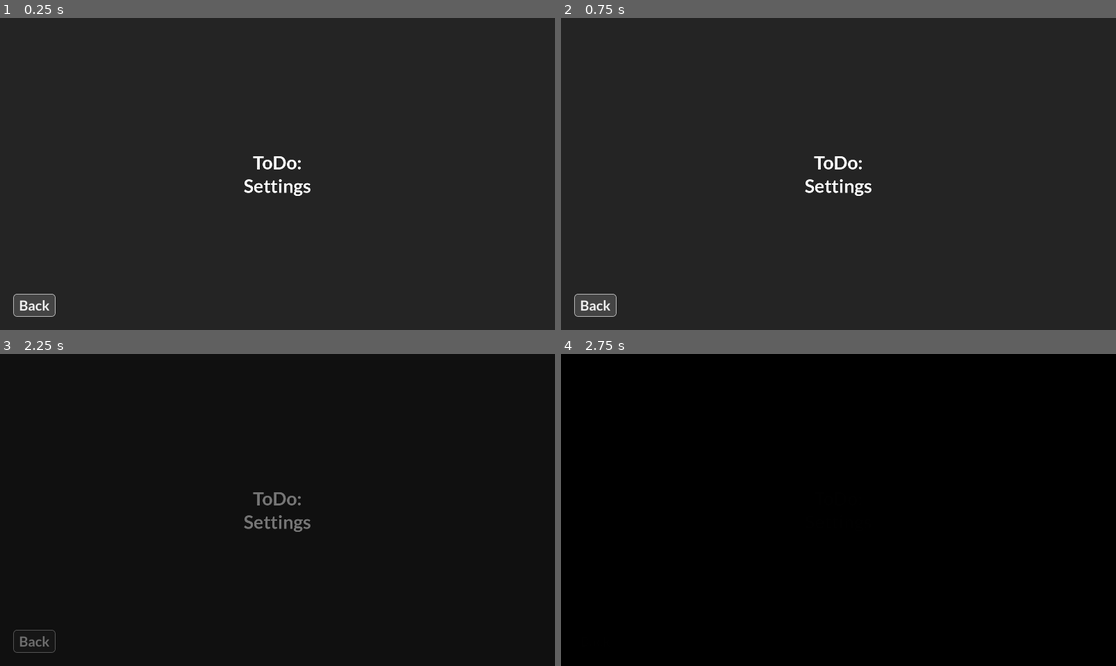
Above: before the commit, frames 1-4 (two rows, left to right).
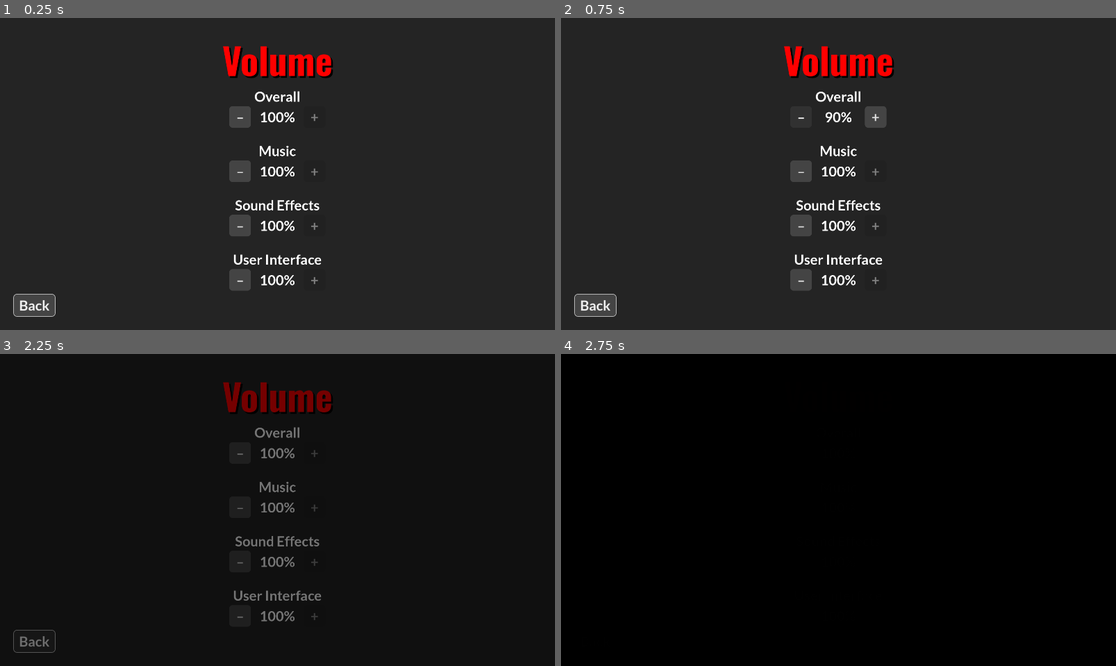
Above: after the commit, the same moments.

Repository: njamster/godot_game_template
Game: Godot game, scene res://menu_screens/settings/settings.tscn
The game is run twice, just before and just after one commit, with the same random seed, the same clock (stepped at 60 frames per second) and the same inputs. This scene is started directly instead of the project's main scene. Sound files missing from this copy of the repository are replaced by a short silence.
Inputs (mouse positions are in pixels of both pictures, inside the frame that each line leads up to):
- Up to frame 1 (0.25 s): no input
- Up to frame 2 (0.75 s): click (799, 117) at 0.5 s, where only the run after the commit has a clickable "–"
- Up to frame 3 (2.25 s): click (316, 453) at 1.25 s, where only the run after the commit has a clickable "+"; click "Back" at 2 s
- Up to frame 4 (2.75 s): no input

The runs differ from the first frame. In frame 1, 3.9% of the frame differs, in the area x 40-60%, y 8-88%; in frame 2, 3.8%; in frame 3, 2.4%; in frame 4, less than 0.1%.

Commit message:
Add sound settings
- Add a new 'volume control' prefab that provides the UI to regulate the
  volume level of a given audio bus between 0 and 100%.
- Apply that prefab to add separate volume settings for the audio busses
  Master, Music, SFX and UI. Settings do *not* persist a restart yet!
- Remove the - so far unused - 'Dialog' bus from the default bus layout.

Diff:
--- a/default_bus_layout.tres
+++ b/default_bus_layout.tres
@@ -19,9 +19,3 @@
 bus/3/bypass_fx = false
 bus/3/volume_db = 0.0
 bus/3/send = &"Master"
-bus/4/name = &"Dialog"
-bus/4/solo = false
-bus/4/mute = false
-bus/4/bypass_fx = false
-bus/4/volume_db = 0.0
-bus/4/send = &"Master"
--- a/menu_screens/settings/settings.tscn
+++ b/menu_screens/settings/settings.tscn
@@ -1,18 +1,46 @@
-[gd_scene load_steps=4 format=3 uid="uid://hcpvfflvrlhn"]
+[gd_scene load_steps=5 format=3 uid="uid://hcpvfflvrlhn"]
 
 [ext_resource type="PackedScene" uid="uid://4kw0amsb8vy4" path="res://menu_screens/menu_screen_base.tscn" id="1_0wrc5"]
 [ext_resource type="Script" path="res://prefabs/responsive_button/responsive_button.gd" id="2_c3nt7"]
 [ext_resource type="Script" path="res://menu_screens/settings/settings.gd" id="2_hyy0o"]
+[ext_resource type="PackedScene" uid="uid://cwof2k8esia3u" path="res://prefabs/volume_control/volume_control.tscn" id="3_5v4ye"]
 
 [node name="Settings" instance=ExtResource("1_0wrc5")]
 script = ExtResource("2_hyy0o")
 
-[node name="ToDo" type="Label" parent="OuterMargin" index="0"]
+[node name="Settings" type="VBoxContainer" parent="OuterMargin" index="0"]
 layout_mode = 2
-theme_override_font_sizes/font_size = 64
-text = "ToDo:
-Settings"
+size_flags_vertical = 0
+
+[node name="Label" type="Label" parent="OuterMargin/Settings" index="0"]
+layout_mode = 2
+theme_type_variation = &"Headline"
+text = "Volume"
 horizontal_alignment = 1
+
+[node name="SoundVolume" type="VBoxContainer" parent="OuterMargin/Settings" index="1"]
+layout_mode = 2
+size_flags_vertical = 4
+theme_override_constants/separation = 50
+
+[node name="Master" parent="OuterMargin/Settings/SoundVolume" index="0" instance=ExtResource("3_5v4ye")]
+layout_mode = 2
+label = "Overall"
+
+[node name="Music" parent="OuterMargin/Settings/SoundVolume" index="1" instance=ExtResource("3_5v4ye")]
+layout_mode = 2
+label = "Music"
+audio_bus = 1
+
+[node name="Sounds" parent="OuterMargin/Settings/SoundVolume" index="2" instance=ExtResource("3_5v4ye")]
+layout_mode = 2
+label = "Sound Effects"
+audio_bus = 2
+
+[node name="Interface" parent="OuterMargin/Settings/SoundVolume" index="3" instance=ExtResource("3_5v4ye")]
+layout_mode = 2
+label = "User Interface"
+audio_bus = 3
 
 [node name="Back" type="Button" parent="OuterMargin" index="1"]
 layout_mode = 2
--- /dev/null
+++ b/prefabs/volume_control/volume_control.gd
@@ -0,0 +1,50 @@
+@tool
+extends PanelContainer
+
+const MIN_VOLUME := 0
+const MAX_VOLUME := 100
+const STEP_SIZE := 10
+
+@export var label : String:
+	set(value):
+		label = value
+		if is_inside_tree():
+			%Name.text = value
+			if value:
+				%Name.show()
+			else:
+				%Name.hide()
+
+@export_enum("Master", "Music", "SFX", "UI") var audio_bus := 0:
+	set(value):
+		audio_bus = value
+
+@export var volume := MAX_VOLUME:
+	set(value):
+		volume = clamp(value, MIN_VOLUME, MAX_VOLUME)
+		if is_inside_tree():
+			%Volume.text = str(volume) + "%"
+			if volume == MIN_VOLUME:
+				%Decrease.disabled = true
+			elif volume == MAX_VOLUME:
+				%Increase.disabled = true
+			else:
+				%Decrease.disabled = false
+				%Increase.disabled = false
+			AudioServer.set_bus_volume_db(
+				audio_bus,
+				linear_to_db(volume / 100.0)
+			)
+
+
+func _ready() -> void:
+	label = label
+	volume = round(db_to_linear(AudioServer.get_bus_volume_db(audio_bus)) * 100)
+
+
+func _on_decrease_pressed() -> void:
+	volume -= STEP_SIZE
+
+
+func _on_increase_pressed() -> void:
+	volume += STEP_SIZE
--- /dev/null
+++ b/prefabs/volume_control/volume_control.tscn
@@ -0,0 +1,52 @@
+[gd_scene load_steps=4 format=3 uid="uid://cwof2k8esia3u"]
+
+[ext_resource type="Script" path="res://prefabs/volume_control/volume_control.gd" id="1_uyuye"]
+[ext_resource type="Script" path="res://prefabs/responsive_button/responsive_button.gd" id="1_wyomm"]
+
+[sub_resource type="StyleBoxEmpty" id="StyleBoxEmpty_pbr0k"]
+
+[node name="VolumeControl" type="PanelContainer"]
+offset_right = 40.0
+offset_bottom = 40.0
+theme_override_styles/panel = SubResource("StyleBoxEmpty_pbr0k")
+script = ExtResource("1_uyuye")
+
+[node name="VBox" type="VBoxContainer" parent="."]
+layout_mode = 2
+
+[node name="Name" type="Label" parent="VBox"]
+unique_name_in_owner = true
+layout_mode = 2
+text = "Name"
+horizontal_alignment = 1
+
+[node name="HBox" type="HBoxContainer" parent="VBox"]
+layout_mode = 2
+theme_override_constants/separation = 30
+alignment = 1
+
+[node name="Decrease" type="Button" parent="VBox/HBox"]
+unique_name_in_owner = true
+custom_minimum_size = Vector2(75, 75)
+layout_mode = 2
+focus_mode = 0
+text = "–"
+script = ExtResource("1_wyomm")
+
+[node name="Volume" type="Label" parent="VBox/HBox"]
+unique_name_in_owner = true
+custom_minimum_size = Vector2(123, 0)
+layout_mode = 2
+text = "100%"
+horizontal_alignment = 1
+
+[node name="Increase" type="Button" parent="VBox/HBox"]
+unique_name_in_owner = true
+custom_minimum_size = Vector2(75, 75)
+layout_mode = 2
+focus_mode = 0
+text = "+"
+script = ExtResource("1_wyomm")
+
+[connection signal="pressed" from="VBox/HBox/Decrease" to="." method="_on_decrease_pressed"]
+[connection signal="pressed" from="VBox/HBox/Increase" to="." method="_on_increase_pressed"]
